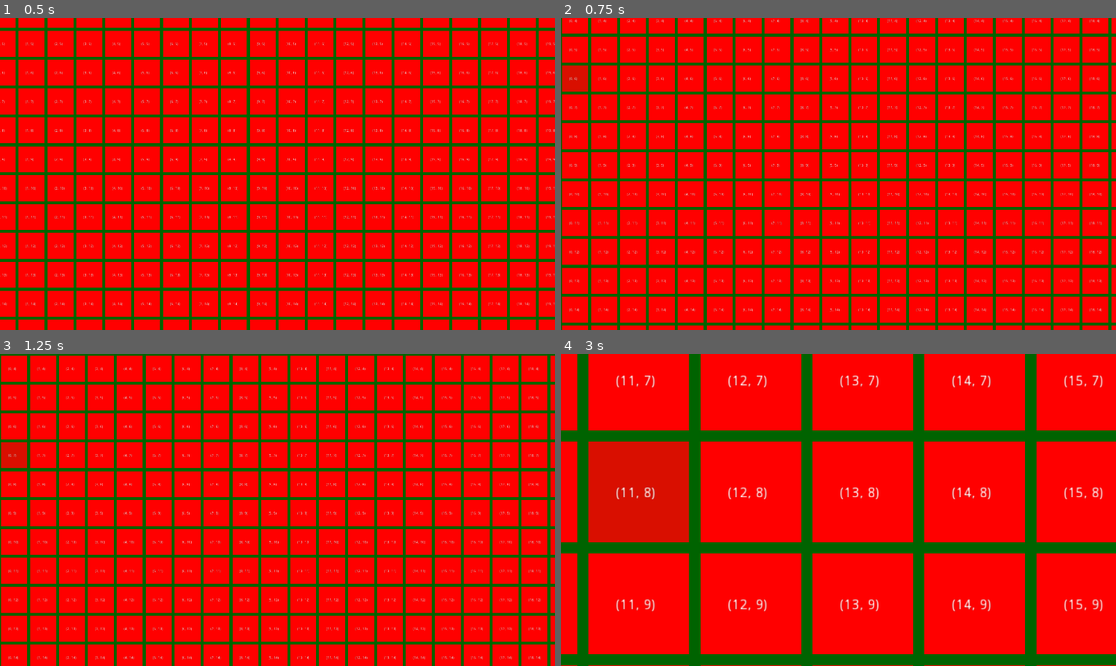
Above: before the commit, frames 1-4 (two rows, left to right).
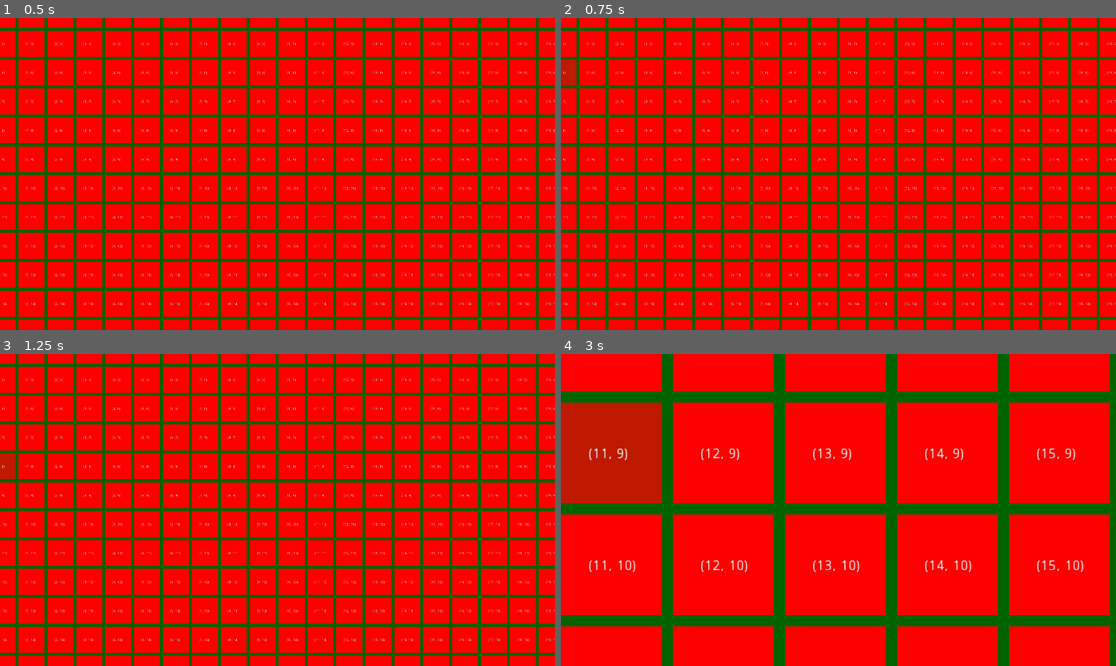
Above: after the commit, the same moments.

Repository: newwby/jam_250521_gogodot_buildingblocks
Game: Godot game, scene res://Main.tscn
Two runs of this game, one before a commit and one after it. Both use one fixed random seed, a clock stepped at 60 frames per second and the inputs below. The engine's default icon, where the game draws it, is replaced by a stand-in: a white triangle on a blue panel in a dark square.
Inputs (mouse positions are in pixels of both pictures, inside the frame that each line leads up to):
- Up to frame 1 (0.5 s): no input
- Up to frame 2 (0.75 s): tap Enter at 0.5 s; drag from (566, 42) to (566, 130) at 0.52 s
- Up to frame 3 (1.25 s): no input
- Up to frame 4 (3 s): tap Space at 1.25 s; drag from (577, 369) to (577, 456) at 1.27 s; tap Enter at 2 s; move the mouse to (577, 360) at 2.02 s; hold Right (ui_right) 2.03-2.75 s; hold Mouse wheel up (zoom_in) 2.03-2.75 s; click (577, 360) at 2.17 s; drag from (633, 422) to (633, 641) at 2.77 s

Frame 1 is identical in both runs. In frame 2, 40% of the frame differs, in the area x 0-100%, y 0-100%; in frame 3, 40%; in frame 4, 44%.

Commit message:
block control update
full block and camera control is implemented
* rmb drag-and-release
* rmb doubleclick
* lmb camera drag
* wasd camera scroll
* q/e camera zoom (also supports pgkeys and mouse wheel)

Implemented progress radial, corrected block highlighting, implemented grab/release logic interactions with other controls

Need to implement GameTile tiles/tilemap/gridcontainer so drag-and-drop can be implemented. Going to make GameTile & GameBlock children of a GameCell superclass.

Diff:
--- a/game_blocks/master_block.gd
+++ b/game_blocks/master_block.gd
@@ -2,40 +2,56 @@
 class_name GameBlock
 extends Node2D
 
-signal block_grabbed(identity)
-signal block_released(identity)
-
+signal block_grabbed()
+signal block_released()
+
+const CLICK_TIMER_WAIT = 0.25
+const RETURN_TIMER_WAIT = 0.25
+const BLOCK_RETURN_TRANSITION_DURATION = 0.4
+const BLOCK_RETURN_TRANSITION_DELAY = 0.1
+const MOUSE_HOLD_FOR_DRAG_TICKS = 25
+
+var sprites = []
+var mouse_hold_tick_count = 0
 var array_pos = Vector2(150,150)
 var block_size = Vector2(100,100)
+var grabbed_position = Vector2(0,0)
+
+var _is_grabbed = false setget _set_is_grabbed
+var _block_after_image = false setget _set_block_after_image
+var _block_clicked = false setget _set_block_clicked
+var is_clicked_recently = false
+var _block_highlighted = false
 
 var use_debug_sprite = true
 var show_debug_array_label = true
-
-var ghost_image = false
-
-var _is_grabbed = false setget _set_is_grabbed
-var _block_clicked = false setget _set_block_clicked
-var _block_highlighted = false
-
-var sprites = []
 
 onready var test_block_sprite = $ColorRect
 #onready var block_sprite = $ColorRect
 onready var block_collision = $BlockArea/CollisionArea
+
+onready var radial_prog = $MouseHoldProgRadial
 onready var ClickTimer = $MouseHoldTimer
+onready var ReturnBlockTimer = $ReturnTimer
 onready var ReturnBlockTransition = $ReturnTween
+
 onready var debug_label_array_pos = $DebugHandler/DebugLabel_ArrayPos
 
 ###############################################################################
+
 
 # Called when the node enters the scene tree for the first time.
 func _ready():
 	sprite_setup()
+	timer_setup()
 	block_setup()
+	progress_radial_setup()
 
 
 func _process(delta):
-	pass
+	update_position_if_grabbed()
+	block_pickup_validation()
+	grab_release_validation()
 
 
 ###############################################################################
@@ -43,15 +59,15 @@
 
 # on block click
 func _set_block_clicked(value: bool) -> void:
-	# We limit the value between `min_zoom` and `max_zoom`
+	# defunct timer code removed
 	_block_clicked = value
-	# defunct timer code removed
-	#if not _block_clicked:
-	#	ClickTimer.stop()
-
-# defunct/removed
+
+# defunct/moved features to functions
 func _set_is_grabbed(value: bool) -> void:
 	_is_grabbed = value
+
+func _set_block_after_image(value: bool) -> void:
+	_block_after_image = value
 
 
 ###############################################################################
@@ -62,58 +78,70 @@
 	if event is InputEventMouseButton:
 		if event.button_index == BUTTON_LEFT:
 			if event.pressed:
+				is_clicked_recently = true
 				_block_clicked = true
 				if ClickTimer.is_stopped():
 					ClickTimer.start()
 				else:
+					#ClickTimer.stop()
 					activate_block()
-			if not event.pressed and _is_grabbed:
-				#return_block_to_origin()
-				pass
-
-func return_block_to_origin():
-				# set up and process a tween to return the block to its origin
-				var return_transition_duration = 0.4
-				var return_transition_delay = 0.1
-				_is_grabbed = false
-				ReturnBlockTransition.interpolate_property(self, "position", \
-				get_viewport().get_mouse_position(), get_viewport().get_mouse_position(),
-				return_transition_duration, Tween.TRANS_SINE, Tween.EASE_OUT,
-				return_transition_delay)
-				ReturnBlockTransition.start()
-
-###############################################################################
-
-# defunct
+			else:
+				is_clicked_recently = false
+				block_no_longer_clicked()
+
+
+###############################################################################
+
+
+# on expiry of timer for checking double clicking
 func _on_MouseHoldTimer_timeout():
-	pass
+	is_clicked_recently = false
+
+
+# timer exists to catch exceptions with return block to origin logic
+func _on_ReturnTimer_timeout():
+	_on_BlockReleased()
 
 
 # if mouse enters block apply a slight translucency to the block
 func _on_BlockArea_mouse_entered():
-	for i in sprites:
-		i.color.a = 0.85
-	_block_highlighted = true
+	if global_var.can_highlight_blocks and not _is_grabbed and not _block_highlighted:
+		for i in sprites:
+			i.color.a = 0.75
+		self.add_to_group(global_var.string_highlight_group)
+		_block_highlighted = true
 
 
 # if mouse leaves block unset highlight var and translucency
 func _on_BlockArea_mouse_exited():
-	for i in sprites:
-		i.color.a = 1.0
+	if global_var.can_highlight_blocks and not _is_grabbed and _block_highlighted:
+		for i in sprites:
+			i.color.a = 1.0
+	self.remove_from_group(global_var.string_highlight_group)
 	_block_highlighted = false
-
-
+	mouse_hold_tick_count_update(false)
+	if _block_clicked:
+		_block_clicked = false
+
+
+# on signal for grabbing a block
 func _on_BlockGrabbed():
-	pass
-
-
+	global_var.grabbed_block = self
+	grabbed_position = position
+	apply_after_image(true)
+	_is_grabbed = true
+
+
+# on signal for block release
 func _on_BlockReleased():
-	pass
-
-###############################################################################
-
-
-# all basic blocks followthe same setup
+	global_var.grabbed_block = null
+	return_block_to_origin()
+	_is_grabbed = false
+
+###############################################################################
+
+
+# all basic blocks follow the same setup
 func block_setup():
 	var block_center = block_size/2
 	for i in sprites:
@@ -134,25 +162,118 @@
 		i.visible = use_debug_sprite
 
 
+# list of all nodes that make up the graphical representation of the block
 func sprite_setup():
 	sprites = [test_block_sprite]
 
-func update_position():
+
+# setting timers to the values for their respective wait times
+# these are stored by logic in case we need to reset them later
+func timer_setup():
+	ReturnBlockTimer.wait_time = RETURN_TIMER_WAIT
+	ClickTimer.wait_time = CLICK_TIMER_WAIT
+
+
+# center and set max value of the radial progress bar whilst holding mouse
+func progress_radial_setup():
+	var half_block_offset = block_size/2
+	radial_prog.rect_size = half_block_offset
+	radial_prog.rect_position = half_block_offset/4
+	radial_prog.max_value = MOUSE_HOLD_FOR_DRAG_TICKS
+	radial_prog.visible = false
+
+
+# make block follow the mouse cursor
+func update_position_if_grabbed():
 	if _is_grabbed:
-		update_position()
-		position = get_viewport().get_mouse_position()
+		position = return_adjusted_mouse_position()
+
+
+# if held on block for a duration the block is picked up
+func block_pickup_validation():
+	if Input.is_mouse_button_pressed(BUTTON_LEFT) and _block_clicked and global_var.grabbed_block == null:
+		mouse_hold_tick_count_update(true)
+		print("holding, @ ", mouse_hold_tick_count)
+	if mouse_hold_tick_count >= MOUSE_HOLD_FOR_DRAG_TICKS:
+		_block_clicked = false
+		mouse_hold_tick_count_update(false)
+		emit_signal("block_grabbed")
+
+
+# sometimes the block fails to tween back/sticks on the cursor
+# this func exists to check if somehow the mouse button not being held
+# hasn't been caught and to execute return logic
+# tbf it could even replace return logic as it is more reliable
+func grab_release_validation():
+	if _is_grabbed:
+		if Input.is_mouse_button_pressed(BUTTON_LEFT) and not ReturnBlockTimer.is_stopped():
+			ReturnBlockTimer.stop()
+			ReturnBlockTimer.wait_time = RETURN_TIMER_WAIT
+		if not Input.is_mouse_button_pressed(BUTTON_LEFT) and ReturnBlockTimer.is_stopped():
+			ReturnBlockTimer.start()
+
+
+# if block_no longer clicked we release it so it can return to origin
+func block_no_longer_clicked():
+	_block_clicked = false
+	mouse_hold_tick_count_update(false)
+	print("released")
+	if _is_grabbed:
+		_on_BlockReleased()
+
+# logic to update mouse_hold_tick_count whilst also interfacing with progress radial
+func mouse_hold_tick_count_update(is_not_reset):
+	# if not reset, increment by one
+	if is_not_reset and not _is_grabbed:
+		mouse_hold_tick_count += 1
+	else:
+		mouse_hold_tick_count = 0
+	radial_prog.value = mouse_hold_tick_count
+	if radial_prog.value >= MOUSE_HOLD_FOR_DRAG_TICKS/8:
+		radial_prog.visible = true
+	else:
+		radial_prog.visible = false
+
+
+# calculate the center of the block position relative to cursor
+func return_adjusted_mouse_position():
+	return Vector2(
+			get_global_mouse_position().x-(block_size.x/2),\
+			get_global_mouse_position().y-(block_size.y/2)\
+			)
+
+
+# graphical function for tweening block back to where it started
+func return_block_to_origin():
+				# set up and process a tween to return the block to its origin
+				ReturnBlockTransition.interpolate_property(self, "position", \
+				return_adjusted_mouse_position(), grabbed_position,
+				BLOCK_RETURN_TRANSITION_DURATION, Tween.TRANS_SINE, Tween.EASE_OUT,
+				BLOCK_RETURN_TRANSITION_DELAY)
+				ReturnBlockTransition.start()
+
+
+
+# graphical function
+func apply_after_image(add_or_remove):
+	if add_or_remove:
+		for i in sprites:
+			i.color.a = 0.15
+	else:
+		for i in sprites:
+			i.color.a = 1.0
+	global_var.can_highlight_blocks = !add_or_remove
+	_block_after_image = add_or_remove
 
 
 # function to run on double click
 func activate_block():
-	_is_grabbed = true
-	if _is_grabbed:
-		global_var.grabbed_block = self
-		print(global_var.grabbed_block, " says hello")
-	else:
-		global_var.grabbed_block = null
-	#var switcheroo = test_block_sprite.color.r
-	#test_block_sprite.color.r = test_block_sprite.color.b
-	#test_block_sprite.color.b = switcheroo
-
-###############################################################################
+	var switcheroo = test_block_sprite.color.r
+	test_block_sprite.color.r = test_block_sprite.color.b
+	test_block_sprite.color.b = switcheroo
+
+###############################################################################
+
+
+func _on_ReturnTween_tween_completed(_object, _key):
+	apply_after_image(false)
--- a/game_blocks/master_block.tscn
+++ b/game_blocks/master_block.tscn
@@ -1,6 +1,7 @@
-[gd_scene load_steps=3 format=2]
+[gd_scene load_steps=4 format=2]
 
 [ext_resource path="res://game_blocks/master_block.gd" type="Script" id=1]
+[ext_resource path="res://icon.png" type="Texture" id=2]
 
 [sub_resource type="RectangleShape2D" id=1]
 extents = Vector2( 0, 0 )
@@ -36,8 +37,26 @@
 wait_time = 0.25
 one_shot = true
 
+[node name="ReturnTimer" type="Timer" parent="."]
+wait_time = 0.25
+one_shot = true
+
 [node name="ReturnTween" type="Tween" parent="."]
+
+[node name="MouseHoldProgRadial" type="TextureProgress" parent="."]
+margin_right = 64.0
+margin_bottom = 64.0
+mouse_filter = 2
+texture_progress = ExtResource( 2 )
+fill_mode = 4
+__meta__ = {
+"_edit_use_anchors_": false
+}
+[connection signal="block_grabbed" from="." to="." method="_on_BlockGrabbed"]
+[connection signal="block_released" from="." to="." method="_on_BlockReleased"]
 [connection signal="input_event" from="BlockArea" to="." method="_on_BlockArea_input_event"]
 [connection signal="mouse_entered" from="BlockArea" to="." method="_on_BlockArea_mouse_entered"]
 [connection signal="mouse_exited" from="BlockArea" to="." method="_on_BlockArea_mouse_exited"]
 [connection signal="timeout" from="MouseHoldTimer" to="." method="_on_MouseHoldTimer_timeout"]
+[connection signal="timeout" from="ReturnTimer" to="." method="_on_ReturnTimer_timeout"]
+[connection signal="tween_completed" from="ReturnTween" to="." method="_on_ReturnTween_tween_completed"]
--- a/game_logic/GameViewCamera.gd
+++ b/game_logic/GameViewCamera.gd
@@ -63,7 +63,7 @@
 
 	# mouse click handling
 	if event is InputEventMouseButton:
-		if event.button_index == BUTTON_LEFT:
+		if event.button_index == BUTTON_RIGHT:
 			if event.pressed:
 				global_var.is_rmb_held = true
 				if global_var.enable_debug_camera_click_updates: print("Left button was clicked at ", event.position)
--- a/game_world/GameWorld.gd
+++ b/game_world/GameWorld.gd
@@ -90,5 +90,5 @@
 
 
 func _on_GameViewCamera_camera_movement(movement_vector):
-	if global_var.grabbed_block is GameBlock:
+	if global_var.grabbed_block is GameBlock and false:
 		global_var.grabbed_block.position += movement_vector
--- a/global.gd
+++ b/global.gd
@@ -8,10 +8,14 @@
 var camera_moving = false
 
 var grabbed_block = null
+var can_highlight_blocks = true
 
 # defunct values kept for debug testing compatibility
 var button_held_ticks = 0
 var hidden_debug_messages = 0
+
+# global strings for references
+var string_highlight_group = "highlighting"
 
 # debug testing values
 var _enable_all_debug_mode = false setget _set_enable_all_debug_mode
@@ -25,5 +29,6 @@
 		enable_debug_camera_motion_update,
 		enable_debug_camera_click_updates,
 	]
-	for i in debug_switches:
-		i = true
+	if value:
+		for i in debug_switches:
+			i = true
--- a/project.godot
+++ b/project.godot
@@ -100,6 +100,11 @@
 "events": [ Object(InputEventMouseButton,"resource_local_to_scene":false,"resource_name":"","device":0,"alt":false,"shi …(212 unchanged characters)…
  ]
 }
+debugging_command={
+"deadzone": 0.5,
+"events": [ Object(InputEventKey,"resource_local_to_scene":false,"resource_name":"","device":0,"alt":false,"shift":false,"control":false,"meta":false,"command":false,"pressed":false,"scancode":66,"unicode":0,"echo":false,"script":null)
+ ]
+}
 
 [rendering]
 
--- a/test_env/test_blocks/KinematicBody2D.gd
+++ b/test_env/test_blocks/KinematicBody2D.gd
@@ -1,16 +1,30 @@
 extends KinematicBody2D
 
+var dragging = false
 
-# Declare member variables here. Examples:
-# var a = 2
-# var b = "text"
+signal dragsignal;
+
+func _ready():
+	connect("dragsignal",self,"_set_drag_pc")
 
 
-# Called when the node enters the scene tree for the first time.
-func _ready():
-	pass # Replace with function body.
+func _process(delta):
+	if dragging:
+		var mousepos = get_viewport().get_mouse_position()
+		self.position = Vector2(mousepos.x, mousepos.y)
 
 
-# Called every frame. 'delta' is the elapsed time since the previous frame.
-#func _process(delta):
-#	pass
+
+func _set_drag_pc():
+	dragging=!dragging
+
+
+func _on_KinematicBody2D_input_event(viewport, event, shape_idx):
+	if event is InputEventMouseButton:
+		if event.button_index == BUTTON_LEFT and event.pressed:
+			emit_signal("dragsignal")
+		elif event.button_index == BUTTON_LEFT and !event.pressed:
+			emit_signal("dragsignal")
+	elif event is InputEventScreenTouch:
+		if event.pressed and event.get_index() == 0:
+			self.position = event.get_position()
--- a/test_env/test_blocks/test_dragdrop.tscn
+++ b/test_env/test_blocks/test_dragdrop.tscn
@@ -1,20 +1,21 @@
-[gd_scene load_steps=2 format=2]
+[gd_scene load_steps=4 format=2]
+
+[ext_resource path="res://icon.png" type="Texture" id=1]
+[ext_resource path="res://test_env/test_blocks/KinematicBody2D.gd" type="Script" id=2]
 
 [sub_resource type="RectangleShape2D" id=1]
-extents = Vector2( 20, 20 )
+extents = Vector2( 35, 35 )
 
 [node name="Node2D" type="Node2D"]
 
 [node name="KinematicBody2D" type="KinematicBody2D" parent="."]
+input_pickable = true
+script = ExtResource( 2 )
 
 [node name="CollisionShape2D" type="CollisionShape2D" parent="KinematicBody2D"]
 shape = SubResource( 1 )
 
-[node name="ColorRect" type="ColorRect" parent="KinematicBody2D"]
-margin_left = -20.0
-margin_top = -20.0
-margin_right = 20.0
-margin_bottom = 20.0
-__meta__ = {
-"_edit_use_anchors_": false
-}
+[node name="Sprite" type="Sprite" parent="KinematicBody2D"]
+texture = ExtResource( 1 )
+[connection signal="dragsignal" from="KinematicBody2D" to="KinematicBody2D" method="_on_KinematicBody2D_dragsignal"]
+[connection signal="input_event" from="KinematicBody2D" to="KinematicBody2D" method="_on_KinematicBody2D_input_event"]
